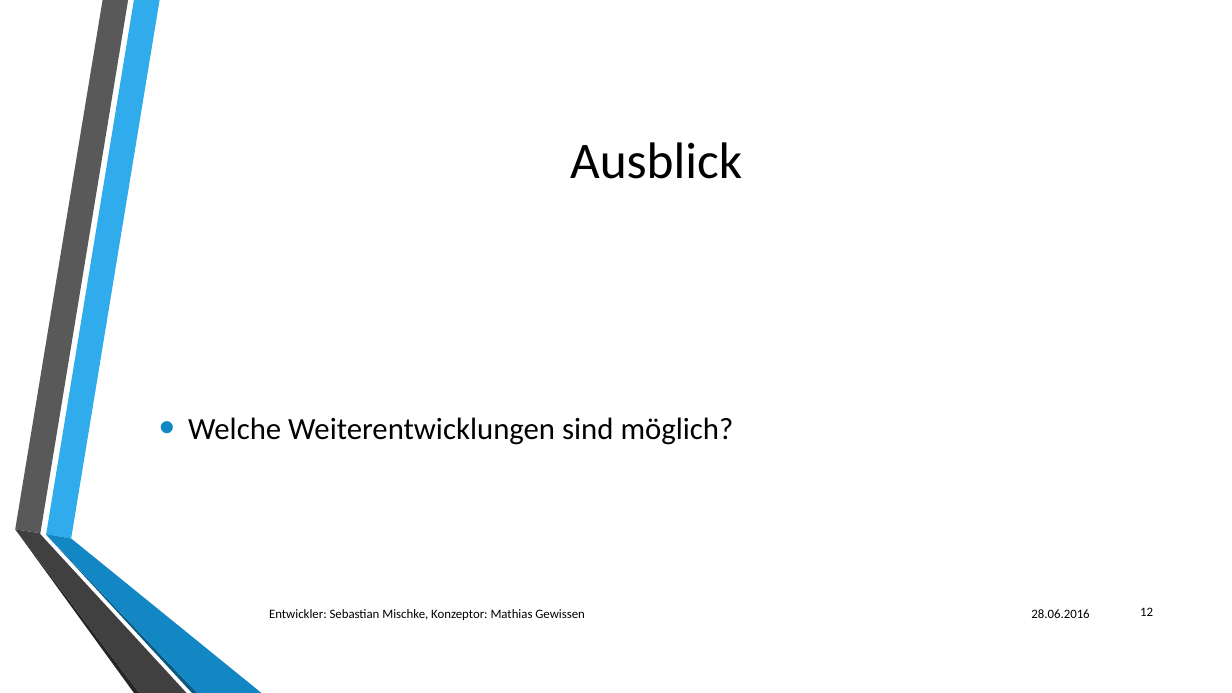
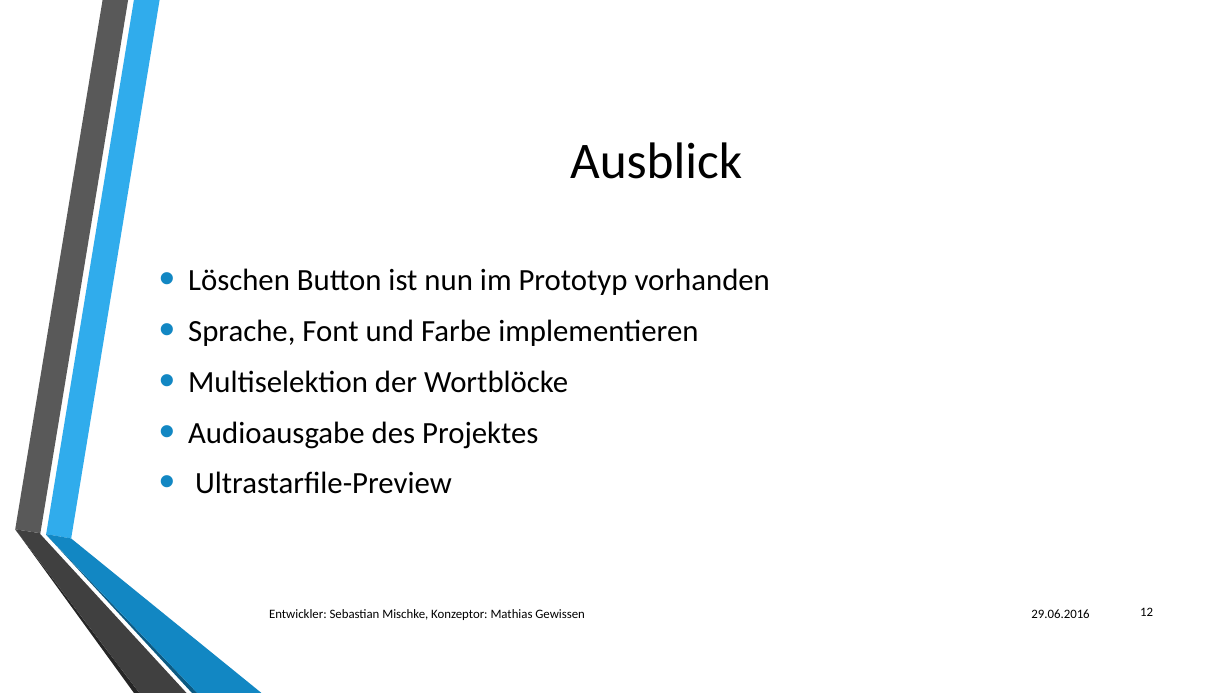
Before and after one commit to Saritus/UFC, a slide deck: slide 12 of Ultrastar-File-Creator.pptx. Drawn at 1232x693 pixels with LibreOffice and Linux fonts; fonts in the diff are those of the drawing; background and template pictures are left out. Boxes give left, top, right and bottom in pixels: in the first picture for what was removed or moved away, otherwise in the second. Text is boxed around its words. In the diff, an @@ line names an element or a change of style, - is before the commit and + after.

```diff
--- a/Ultrastar-File-Creator.pptx
+++ b/Ultrastar-File-Creator.pptx
@@ text at (188, 268, 770, 494): text changed @@
-• Welche Weiterentwicklungen sind möglich?
+• Löschen Button ist nun im Prototyp vorhanden
+• Sprache, Font und Farbe implementieren
+• Multiselektion der Wortblöcke
+• Audioausgabe des Projektes
+• Ultrastarfile-Preview
@@ text at (1031, 609, 1089, 618): text changed @@
-28.06.2016
+29.06.2016
```
Also in this commit, not shown: 12 other slides changed.
